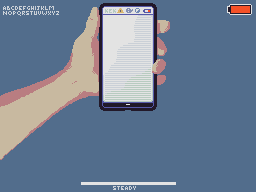
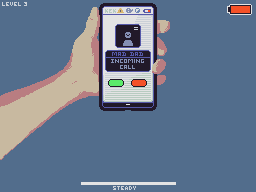
Layers edited between the first and the second (256, 192) image:
added layer "Layer 17" in group "PhoneScreen" over [105, 24, 151, 87]
added layer "Level 3" in group "PhoneScreen" over [2, 2, 27, 6]
hid "abc" over [3, 6, 59, 16]
